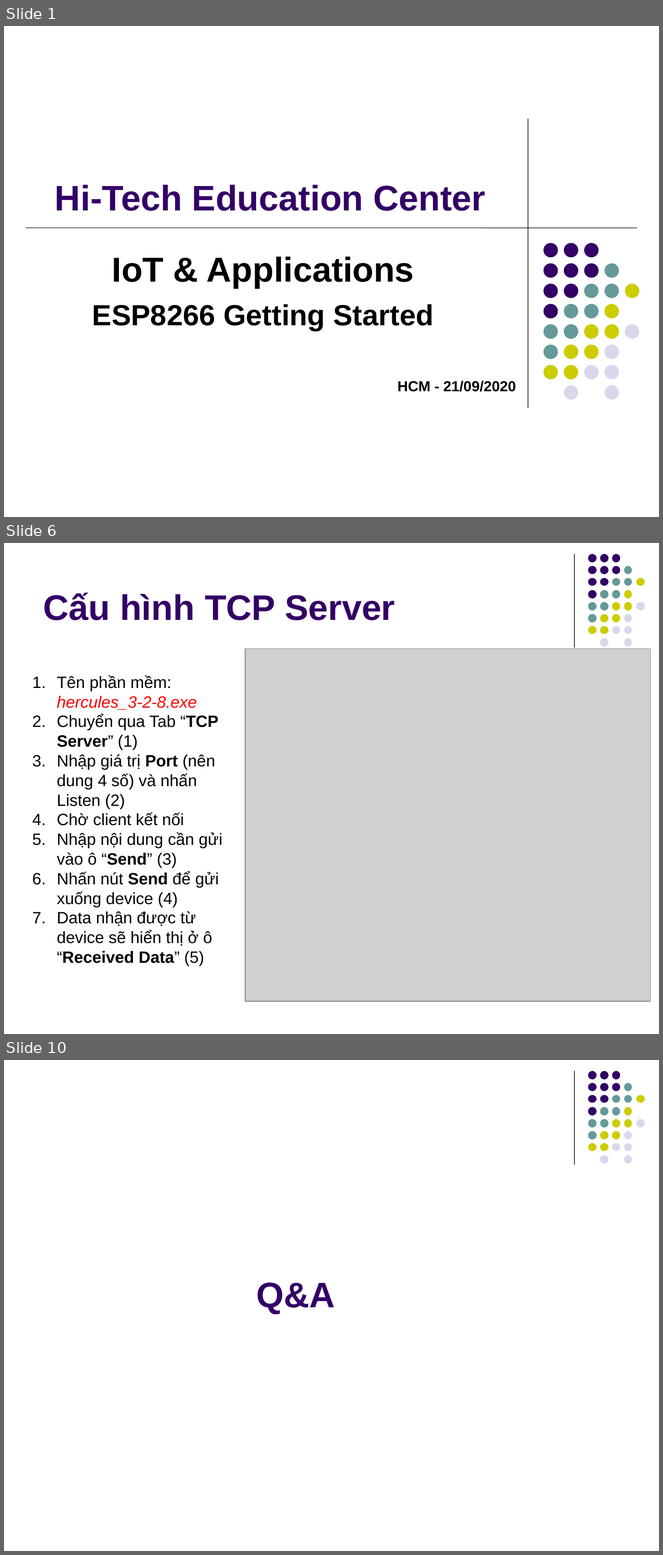
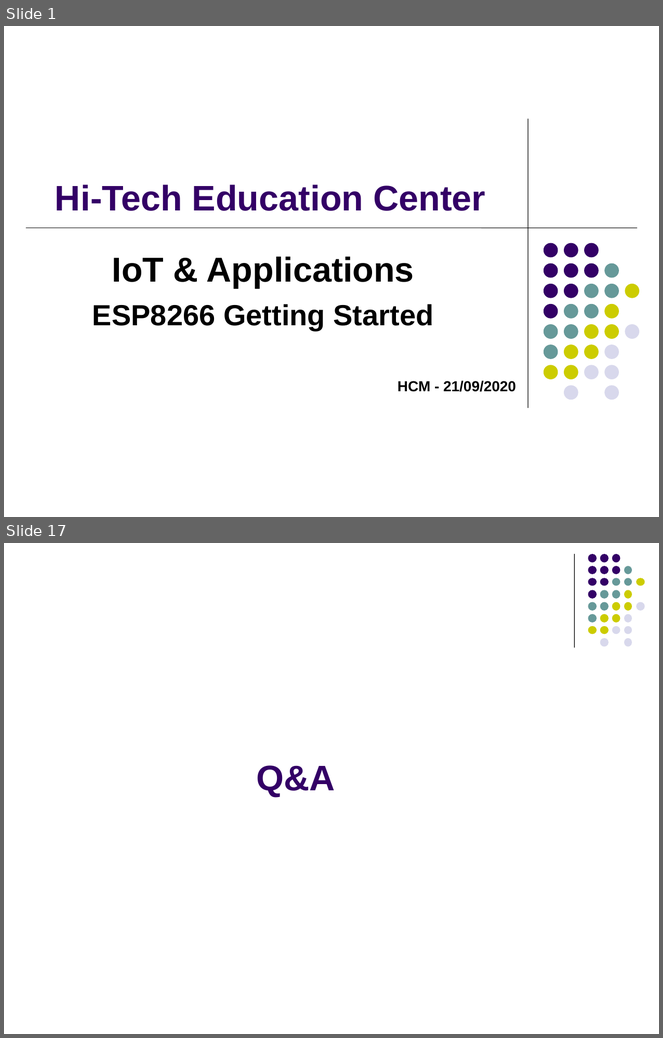
Before and after one commit to kmtekvn/hi-tech, a slide deck: 01.slides/Buoi 2 - ESP8266 Basic/02 - Giao tiếp ESP8266.ppt. Shown one above the other, each under a label of ours: slides 1, 6 and 10 before the commit, slides 1 and 17 after it; the slides between them are not shown. The pictures are 663x1555 and 663x1038 pixels, drawn with LibreOffice and Linux fonts; fonts in the diff are those of the drawing; grey boxes stand for pictures. Boxes give left, top, right and bottom in pixels: in the first picture for what was removed or moved away, otherwise in the second. Text is boxed around its words. In the diff, an @@ line names an element or a change of style, - is before the commit and + after.

```diff
--- a/01.slides/Buoi 2 - ESP8266 Basic/02 - Giao tiếp ESP8266.ppt
+++ b/01.slides/Buoi 2 - ESP8266 Basic/02 - Giao tiếp ESP8266.ppt
@@ slide 6 removed at (4,543,659,1034), background #FFFFFF; not listed: 32 template elements that a slide beside it also shows @@
@@ title removed at (44,592,395,620) @@
-Cấu hình TCP Server
@@ picture removed at (245,649,651,1002) @@
@@ text removed at (57,675,223,966) @@
-1. Tên phần mềm: hercules_3-2-8.exe
-2. Chuyển qua Tab “TCP Server” (1)
-3. Nhập giá trị Port (nên dung 4 số) và nhấn Listen (2)
-4. Chờ client kết nối
-5. Nhập nội dung cần gửi vào ô “Send” (3)
-6. Nhấn nút Send để gửi xuống device (4)
-7. Data nhận được từ device sẽ hiển thị ở ô “Received Data” (5)
@@ what was slide 10 is now slide 17 @@
```
Also in this commit, not shown: 2 slides changed, 13 slides added, 5 other slides removed, 3 other files.
